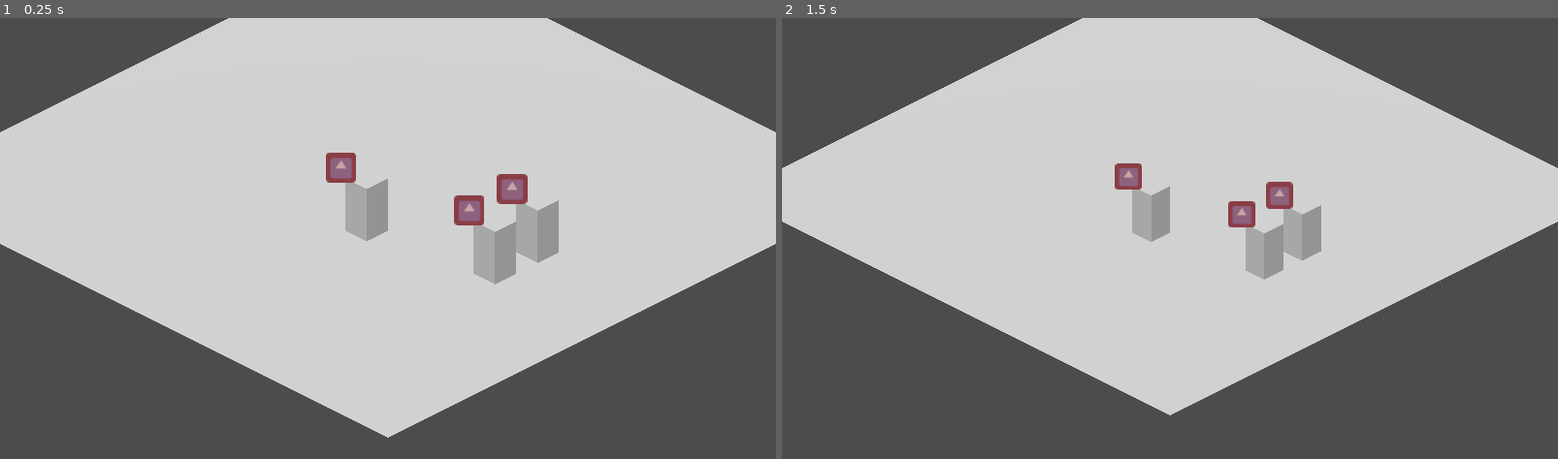
Above: before the commit, frames 1-2 (left to right).
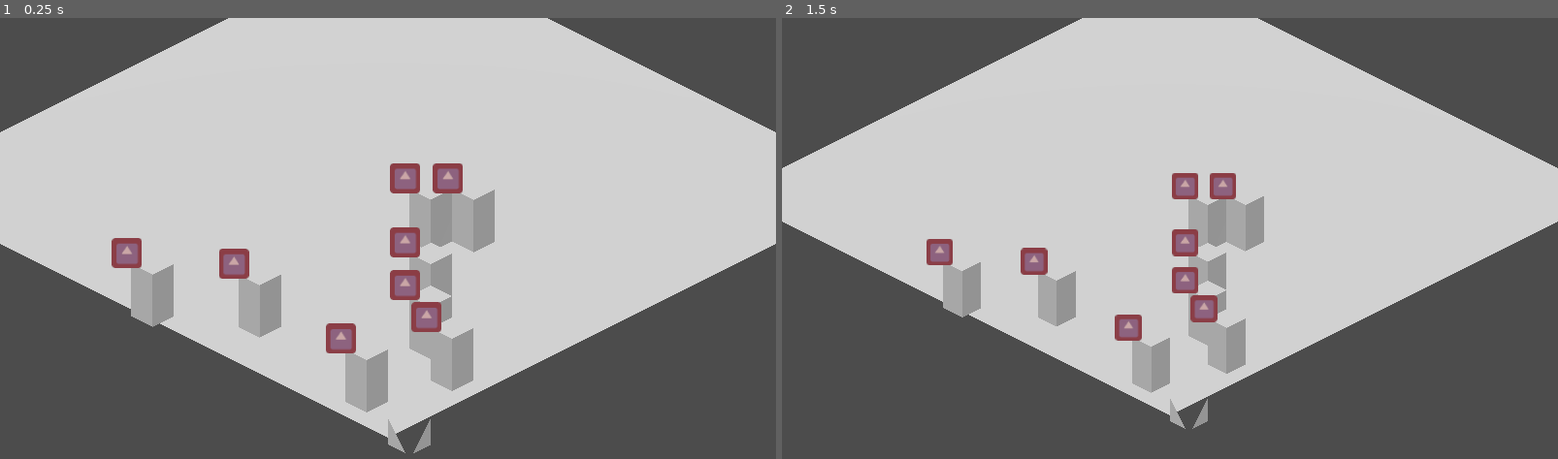
Above: after the commit, the same moments.

Repository: lsroa/growth-jam
Game: Godot game, scene res://Scenes/Main.tscn
The game is run twice, just before and just after one commit, with the same random seed, the same clock (stepped at 60 frames per second) and the same inputs. The engine's default icon, where the game draws it, is replaced by a stand-in: a white triangle on a blue panel in a dark square.
Inputs (mouse positions are in pixels of both pictures, inside the frame that each line leads up to):
- Up to frame 1 (0.25 s): no input
- Up to frame 2 (1.5 s): tap Enter at 0.5 s; move the mouse to (1340, 220) at 0.52 s; tap Mouse wheel up (zoom_in) at 0.6 s; click (1340, 220) at 0.67 s; tap Space at 1.25 s; move the mouse to (1014, 269) at 1.27 s; tap Mouse wheel down (zoom_out) at 1.35 s; click (1014, 269) at 1.42 s

The runs differ from the first frame. In frame 1, 8.8% of the frame differs, in the area x 14-72%, y 30-99%; in frame 2, 6.9%.

Commit message:
feat: Basic resorce selection

Diff:
--- a/Scenes/Resource.tscn
+++ b/Scenes/Resource.tscn
@@ -1,10 +1,20 @@
-[gd_scene load_steps=8 format=2]
+[gd_scene load_steps=10 format=2]
 
 [ext_resource path="res://Assets/Images/icon.png" type="Texture" id=1]
 [ext_resource path="res://src/Scripts/ResourceUI.gd" type="Script" id=2]
 [ext_resource path="res://src/Shaders/flash.shader" type="Shader" id=3]
 
 [sub_resource type="CubeMesh" id=5]
+
+[sub_resource type="Shader" id=7]
+code = "shader_type spatial;
+
+void fragment(){
+	ALBEDO = ALBEDO;
+}"
+
+[sub_resource type="ShaderMaterial" id=8]
+shader = SubResource( 7 )
 
 [sub_resource type="QuadMesh" id=3]
 
@@ -24,7 +34,7 @@
 transform = Transform( 0.5, 0, 0, 0, 1, 0, 0, 0, 0.5, 0.5, 1, -0.5 )
 mesh = SubResource( 5 )
 skeleton = NodePath("../GUI/Render")
-material/0 = null
+material/0 = SubResource( 8 )
 
 [node name="GUI" type="Spatial" parent="."]
 transform = Transform( 1, 0, 0, 0, 1, 0, 0, 0, 1, 0, 2.5, 0.2 )
--- a/src/Scripts/Main.gd
+++ b/src/Scripts/Main.gd
@@ -1,20 +1,27 @@
 extends Spatial
-var resources = []
-var input = []
+var resources = {}
+var input = {}
+export(int) var number_of_instances = 5
+var resource_types = ["energy","water"]
 
-func _on_gui_Click(id):
-	print(id)
-	input.append(id)
+func _on_gui_Click(id,type):
+	print("id: " , id)
+	print("type: " , type)
+	input[type].append(id)
+	print(input)
 
-func genereate_sequence():
-	for i in range(3):
+func generate_sequence(type):
+	for i in range(number_of_instances):
 		var resource = preload("res://Scenes/Resource.tscn").instance()
-		var initial_position = Vector3(randi() % 7, 0.0, randi() % 7)
-		resource.init(i,initial_position)
+		var initial_position = Vector3(randi() % 15, 0.0, randi() % 15)
+		resource.init(i,initial_position,type)
 		resource.connect("click",self,"_on_gui_Click")
 
 		add_child(resource)
-		resources.append(i)
+		resources[type].append(i)
 
 func _ready():
-	genereate_sequence()
+	for type in resource_types:
+		resources[type] = []
+		input[type] = []
+		generate_sequence(type)
--- a/src/Scripts/ResourceUI.gd
+++ b/src/Scripts/ResourceUI.gd
@@ -2,17 +2,19 @@
 
 signal click(id)
 var gui
-var id = 0
+var _id = 0
+var _type = ""
 
 func _on_Area_input_event(_camera, event, _position, _normal, _shape_idx):
-	if event is InputEventMouseButton:
-		emit_signal("click",id)
+	if (event is InputEventMouseButton and event.pressed and event.button_index == BUTTON_LEFT ):
+		emit_signal("click",_id,_type)
 
 func _ready():
 	var camera = get_parent().get_node("Camera")
 	gui = get_node("GUI/Render")
 	gui.rotation = camera.rotation
 
-func init(_id, _initial_position):
-	id = _id
+func init(id, _initial_position,type):
+	_id = id
+	_type = type
 	self.translation = _initial_position
